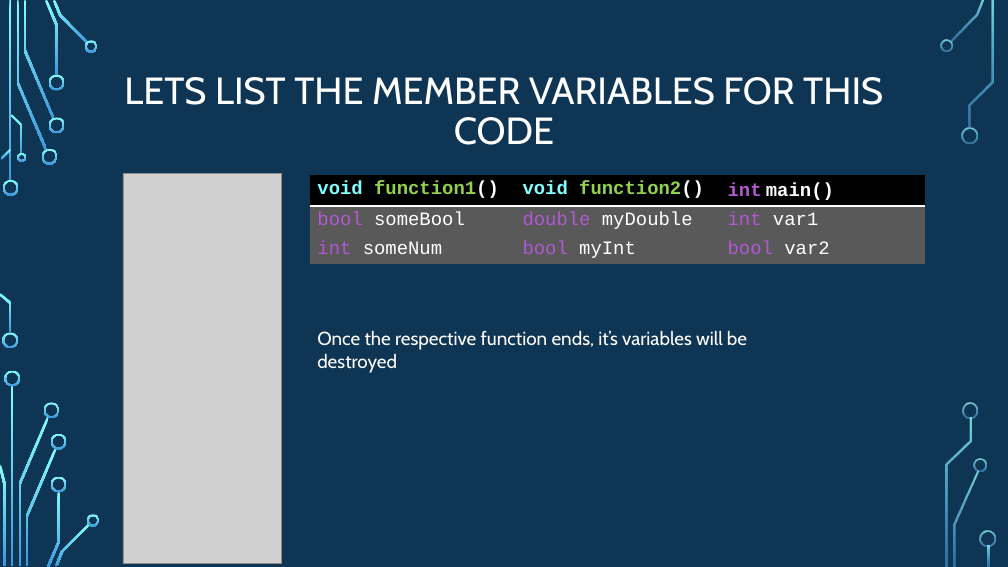
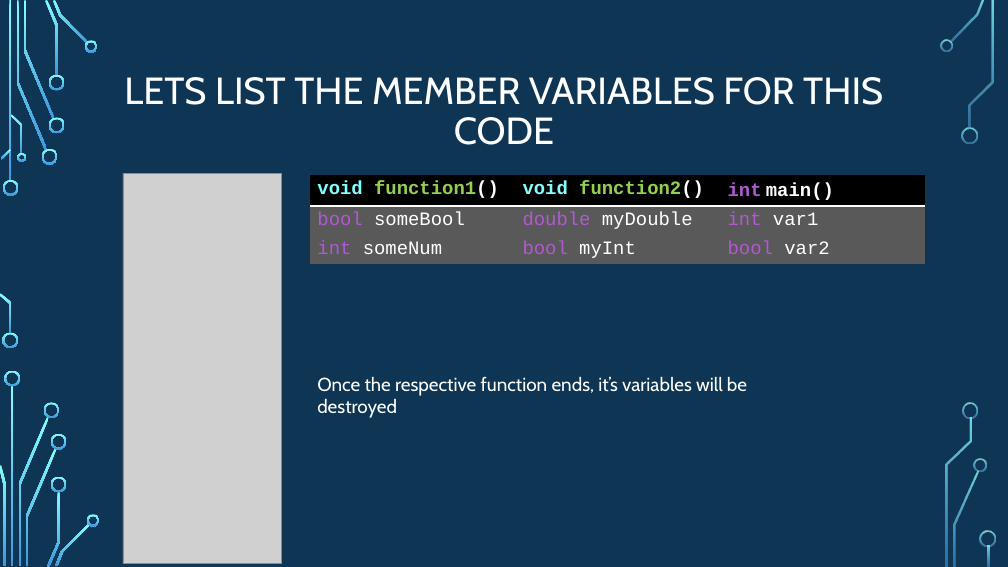
Before and after one commit to psypdt/ZIS_C-_Summer_Course_2019, a slide deck: slide 35 of Day_2/Day_2.pptx (slide 34 before the commit). Drawn at 1008x567 pixels with LibreOffice and Linux fonts; fonts in the diff are those of the drawing; grey boxes stand for pictures; background and template pictures are left out. Boxes give left, top, right and bottom in pixels: in the first picture for what was removed or moved away, otherwise in the second. Text is boxed around its words. In the diff, an @@ line names an element or a change of style, - is before the commit and + after.

```diff
--- a/Day_2/Day_2.pptx
+++ b/Day_2/Day_2.pptx
@@ text "Once the respective function ends, ...": place and size @@
-text "Once the respective function ends, ..." at bbox=[317, 331, 747, 350]
+text "Once the respective function ends, ..." at bbox=[317, 377, 747, 396]
```
Also in this commit, not shown: 5 other slides changed, 6 slides added, 3 other files.
